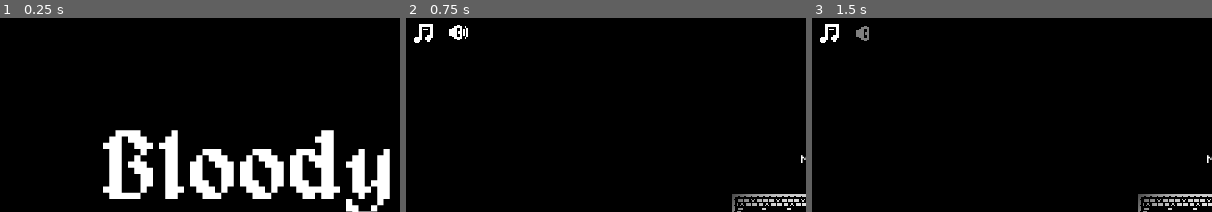
Above: before the commit, frames 1-3 (left to right).
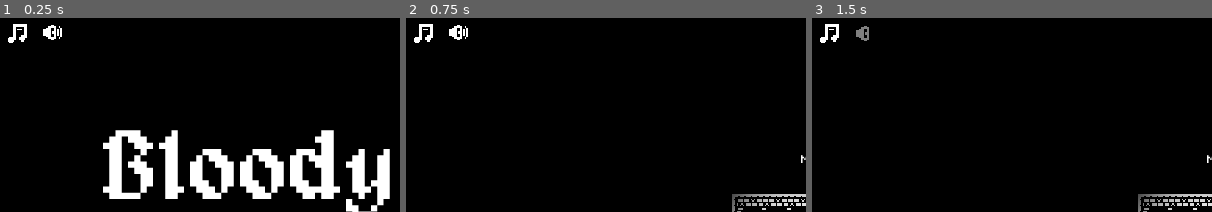
Above: after the commit, the same moments.

Repository: skarnl/miziziz-game-jam-2020
Game: Godot game, scene res://screens/main_menu.tscn
Same seed, same stepped clock (60 frames per second), same inputs: the game is played once before the commit and once after it. Sound files missing from this copy of the repository are replaced by a short silence.
Inputs (mouse positions are % of the whole screen's width and height, from its top left):
- Up to frame 1 (0.25 s): no input
- Up to frame 2 (0.75 s): click "start" at 0.5 s
- Up to frame 3 (1.5 s): click (7, 5) at 1.25 s
The pictures show only the part of the screen within x 0-50%, y 0-50%; the shares and areas given below are measured in that part.

The runs differ from the first frame. In frame 1, 0.4% of the frame differs, in the area x 2-16%, y 3-13%; in frame 2, nothing differs; in frame 3, nothing differs.

Commit message:
Add HUD to main menu

Diff:
--- a/screens/main_menu.tscn
+++ b/screens/main_menu.tscn
@@ -1,9 +1,10 @@
-[gd_scene load_steps=8 format=2]
+[gd_scene load_steps=9 format=2]
 
 [ext_resource path="res://screens/main_menu.gd" type="Script" id=1]
 [ext_resource path="res://assets/fonts/Early GameBoy.ttf" type="DynamicFontData" id=2]
 [ext_resource path="res://assets/fonts/alagard.ttf" type="DynamicFontData" id=3]
 [ext_resource path="res://assets/images/monochrome_transparent_packed.png" type="Texture" id=4]
+[ext_resource path="res://gui/hud.tscn" type="PackedScene" id=5]
 
 [sub_resource type="DynamicFont" id=1]
 size = 64
@@ -229,4 +230,6 @@
 texture = ExtResource( 4 )
 region_enabled = true
 region_rect = Rect2( 448, 16, 16, 16 )
+
+[node name="HUD" parent="." instance=ExtResource( 5 )]
 [connection signal="pressed" from="Button" to="." method="_on_Button_pressed"]
